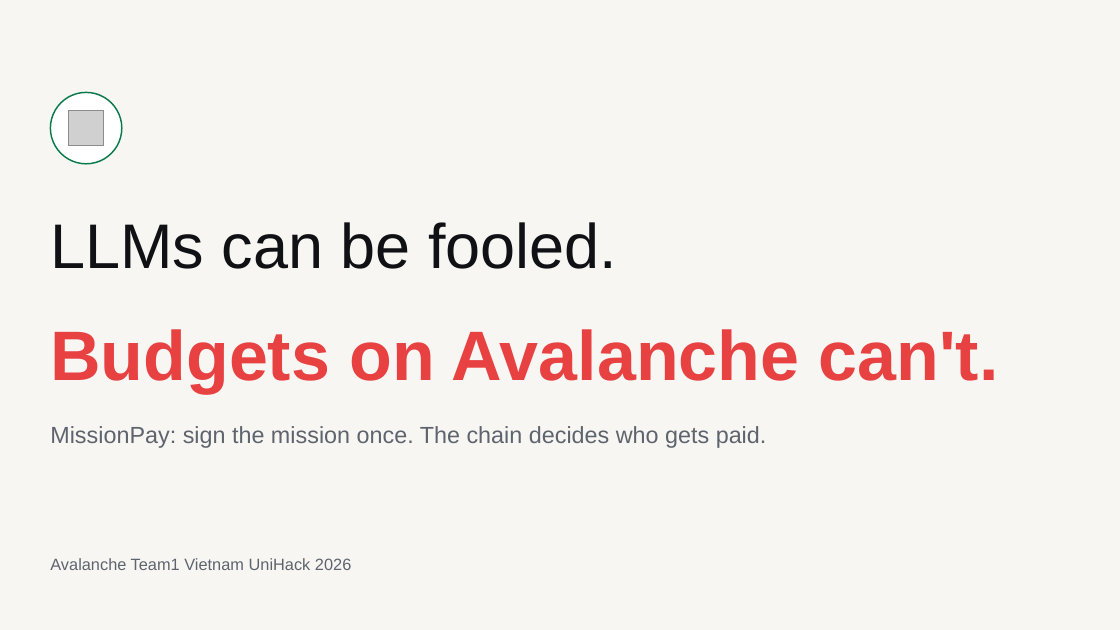
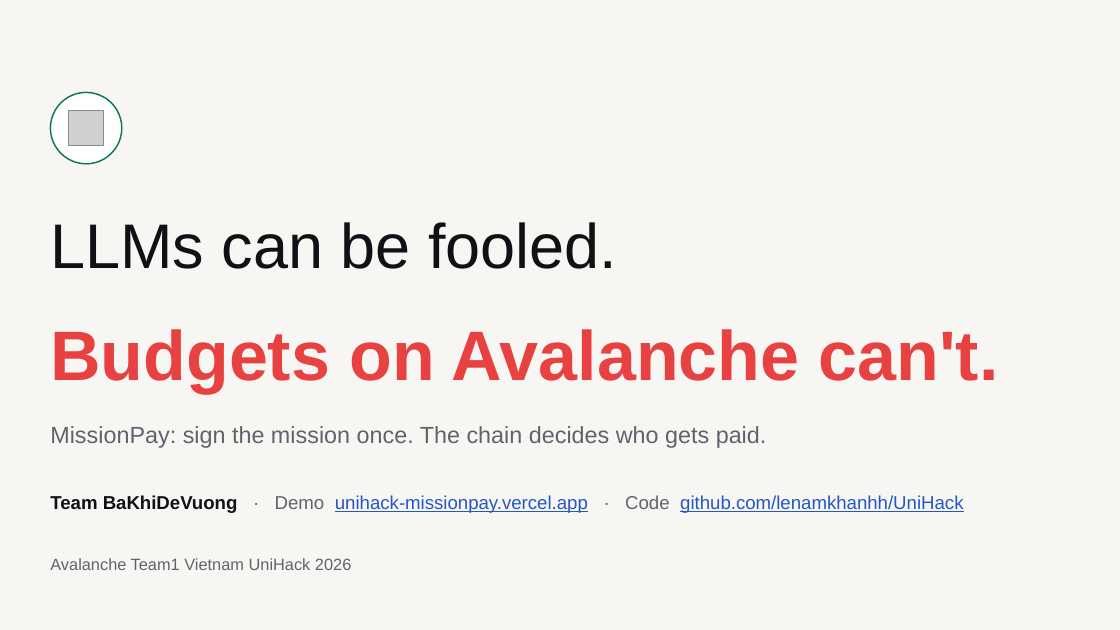
Before and after one commit to lenamkhanhh/UniHack, a slide deck: slide 14 of artifacts/submission-s1/MissionPay-pitch-deck-v2.pptx. Drawn at 1120x630 pixels with LibreOffice and Linux fonts; fonts in the diff are those of the drawing; grey boxes stand for pictures. Boxes give left, top, right and bottom in pixels: in the first picture for what was removed or moved away, otherwise in the second. Text is boxed around its words. In the diff, an @@ line names an element or a change of style, - is before the commit and + after.

```diff
--- a/artifacts/submission-s1/MissionPay-pitch-deck-v2.pptx
+++ b/artifacts/submission-s1/MissionPay-pitch-deck-v2.pptx
@@ text added at (50,495,963,513), 16 pt, text #2457C5, underline @@
+Team BaKhiDeVuong · Demo unihack-missionpay.vercel.app · Code github.com/lenamkhanhh/UniHack
```
Also in this commit, not shown: 1 other slide changed, 2 other files.
